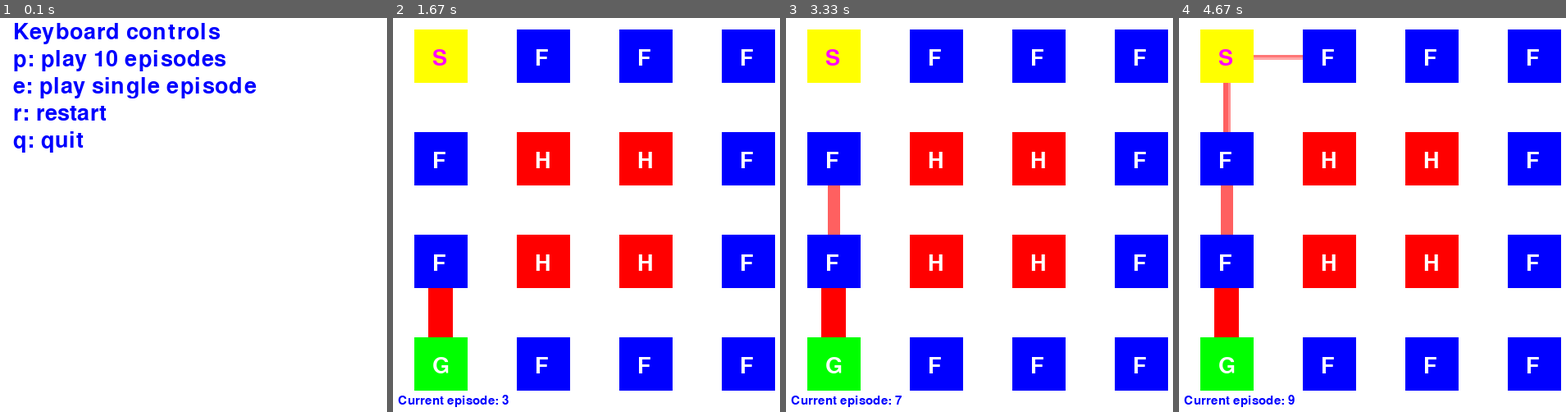
Above: before the commit, frames 1-4 (left to right).
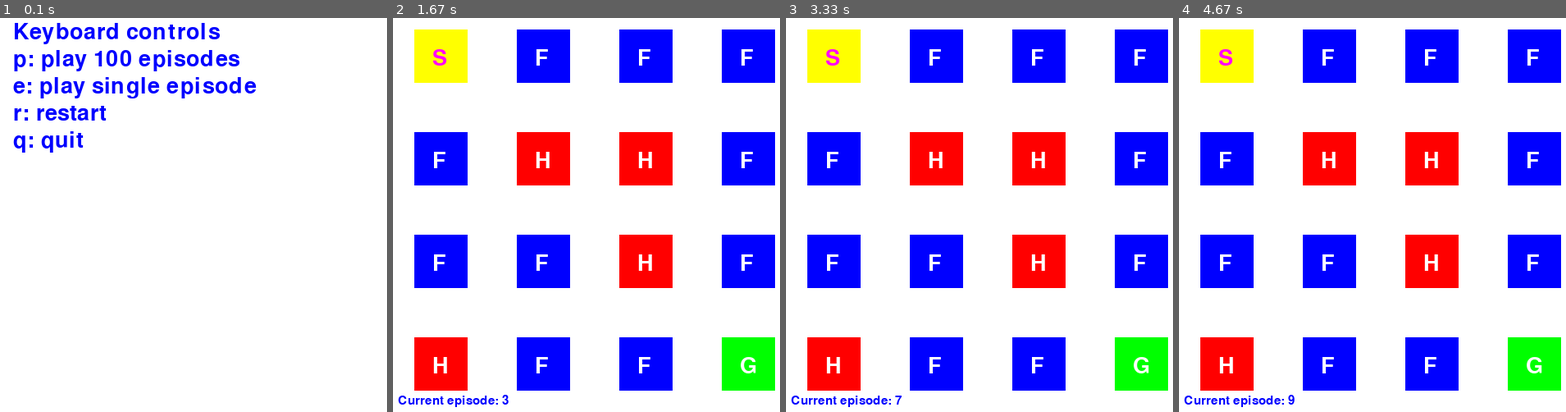
Above: after the commit, the same moments.

Repository: jmiszczak/pygame-tests
Game: pygame game, started from frozen-lake-demo.py
Same seed, same stepped clock (60 frames per second), same inputs: the game is played once before the commit and once after it.
Inputs:
- Up to frame 1 (0.1 s): no input
- Up to frame 2 (1.67 s): tap E at 0.33, 0.67, 1.17 s
- Up to frame 3 (3.33 s): tap E at 1.67, 2.12, 2.62, 3.18 s
- Up to frame 4 (4.67 s): tap E at 3.68, 4.2 s

The runs differ from the first frame. In frame 1, 0.6% of the frame differs, in the area x 30-62%, y 8-14%; in frame 2, 6.3%; in frame 3, 6.7%; in frame 4, 7.1%, in the area x 5-99%, y 9-95%.

Commit message:
Default board and added comments

Diff:
--- a/frozen-lake-demo.py
+++ b/frozen-lake-demo.py
@@ -1,3 +1,7 @@
+# Visualization of Q-learning algorithm for the Frozen Lake game
+# Author: Jarosław Miszczak <jarek@miszczak.eu>
+# NOTE: To run this script you need to install networkx and pygame
+
 import sys
 import time
 
@@ -10,10 +14,11 @@
 board = [
         "SFFF",
         "FHHF",
-        "FHHF",
-        "GFFF"
+        "FFHF",
+        "HFFG"
         ]
 
+# colors and fonts
 RED = (255,0,0,64)
 GREEN = (0,255,0,128)
 BLUE = (0,0,255,128)
@@ -30,14 +35,18 @@
     grid.nodes[n]['s'] = board[n[0]][n[1]]
 
 # learning settings
+# NOTE: only random exploration is implemented
 #
 rate = 1
 gamma = 0.5
 episode = 0
-batch_episodes = 10
+max_steps = 100
+batch_episodes = 100
+
 # Q table is indexed by the edges
 Q = {}
 
+# restart - clear the Q table and episode counter
 def restart_agent():
     global episode
     episode = 0
@@ -45,6 +54,7 @@
         Q[e] = 0
         Q[tuple(reversed(e))] = 0
 
+# play single episode of the game
 def single_episode():
     global episode
     episode = episode + 1
